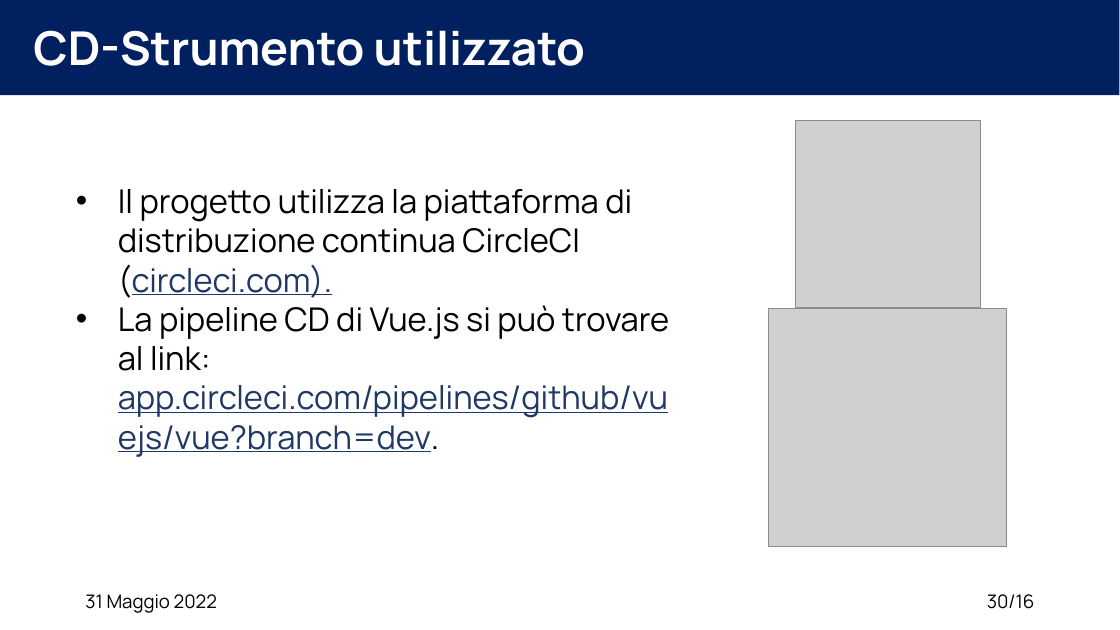
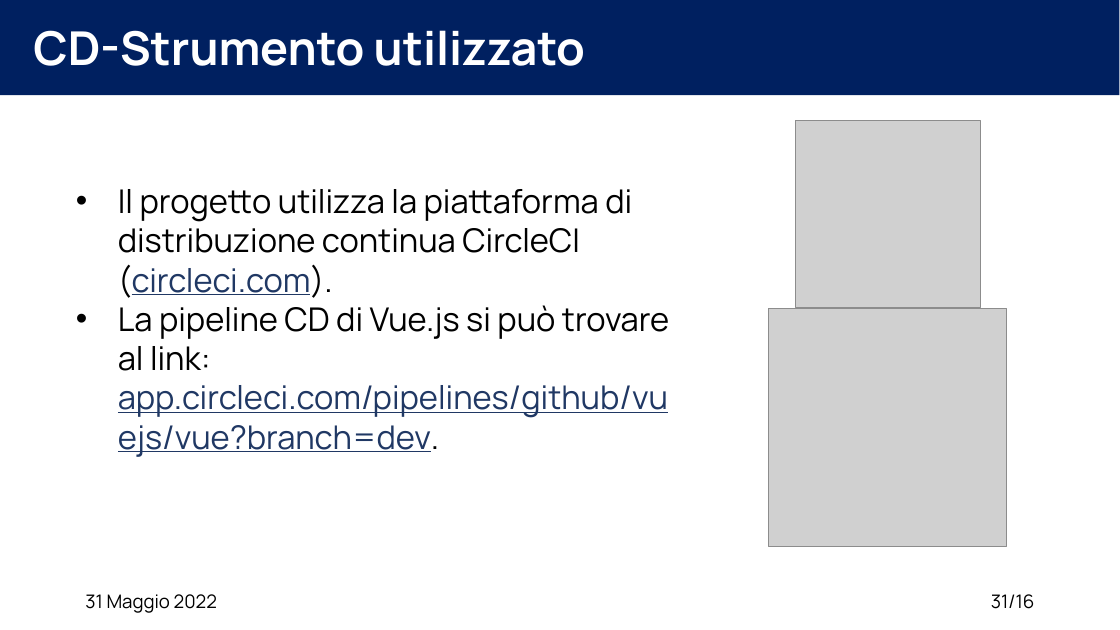
Before and after one commit to XidaZ3/MTSSAssignment3, a slide deck: slide 31 of MTSSAssignment3.pptx (slide 30 before the commit). Drawn at 1120x630 pixels with LibreOffice and Linux fonts; fonts in the diff are those of the drawing; grey boxes stand for pictures. Boxes give left, top, right and bottom in pixels: in the first picture for what was removed or moved away, otherwise in the second. Text is boxed around its words. In the diff, an @@ line names an element or a change of style, - is before the commit and + after.

```diff
--- a/MTSSAssignment3.pptx
+++ b/MTSSAssignment3.pptx
@@ text at <box>118,189,632,298</box>: text colour #203864 to #000000, underline off in "(circleci.com)." @@
@@ page number at <box>991,594,1035,609</box>: text changed @@
-30/16
+31/16
```
Also in this commit, not shown: 12 other slides changed, 1 slide added, 4 other files.
